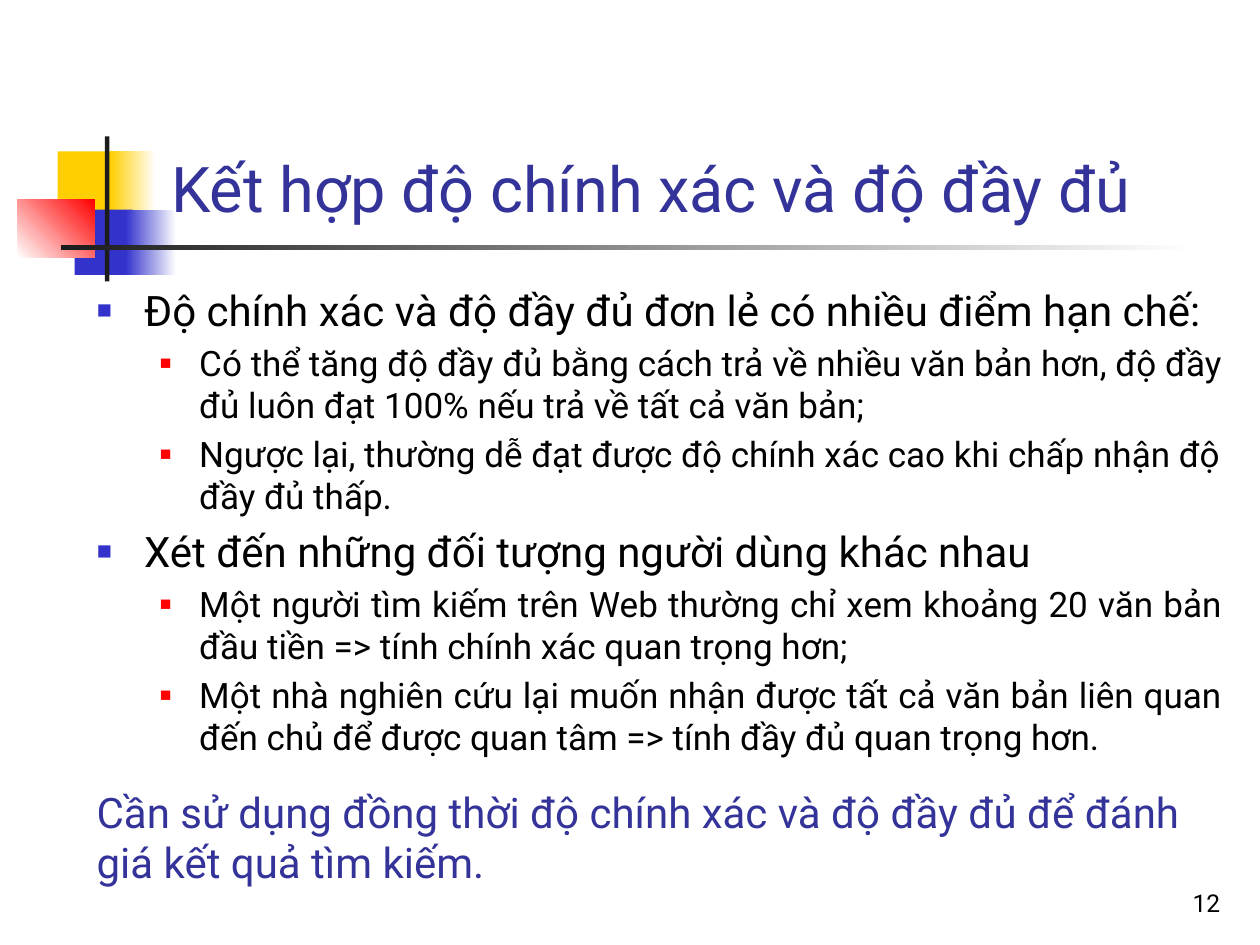
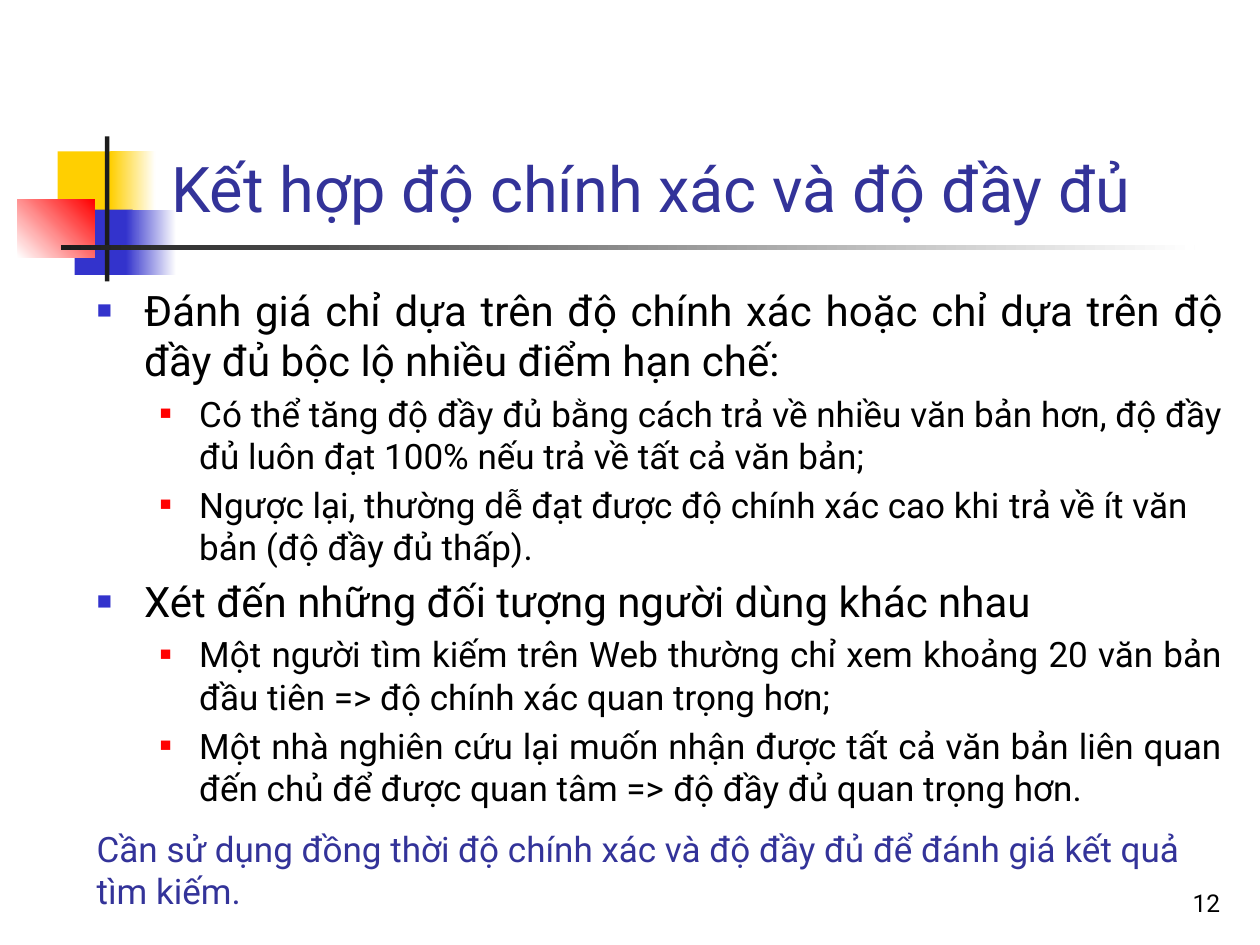
Before and after one commit to bangoc/IT4853, a slide deck: slide 12 of Bai 7 Đánh giá kết quả tìm kiếm_phần 1.pptx. Drawn at 1260x945 pixels with LibreOffice and Linux fonts; fonts in the diff are those of the drawing. Boxes give left, top, right and bottom in pixels: in the first picture for what was removed or moved away, otherwise in the second. Text is boxed around its words. In the diff, an @@ line names an element or a change of style, - is before the commit and + after.

```diff
--- a/Bai 7 Đánh giá kết quả tìm kiếm_phần 1.pptx
+++ b/Bai 7 Đánh giá kết quả tìm kiếm_phần 1.pptx
@@ text at [144,292,1223,385]: text changed @@
-■ Độ chính xác và độ đầy đủ đơn lẻ có nhiều điểm hạn chế:
+■ Đánh giá chỉ dựa trên độ chính xác hoặc chỉ dựa trên độ đầy đủ bộc lộ nhiều điểm hạn chế:
@@ text at [199,489,1187,568]: text changed @@
-  ■ Ngược lại, thường dễ đạt được độ chính xác cao khi chấp nhận độ đầy đủ thấp.
+  ■ Ngược lại, thường dễ đạt được độ chính xác cao khi trả về ít văn bản (độ đầy đủ thấp).
@@ text at [199,638,1222,767]: text changed @@
-  ■ Một người tìm kiếm trên Web thường chỉ xem khoảng 20 văn bản đầu tiền => tính chính xác quan trọng hơn;
-  ■ Một nhà nghiên cứu lại muốn nhận được tất cả văn bản liên quan đến chủ để được quan tâm => tính đầy đủ quan trọng hơn.
+  ■ Một người tìm kiếm trên Web thường chỉ xem khoảng 20 văn bản đầu tiên => độ chính xác quan trọng hơn;
+  ■ Một nhà nghiên cứu lại muốn nhận được tất cả văn bản liên quan đến chủ để được quan tâm => độ đầy đủ quan trọng hơn.
@@ text "Cần sử dụng đồng thời ...": place and size @@
-text "Cần sử dụng đồng thời ..." at [97,793,1179,887]
+text "Cần sử dụng đồng thời ..." at [97,832,1179,905]
@@ text "Cần sử dụng đồng thời ..." at [97,832,1179,905]: size 24 to 20 pt @@
```
Also in this commit, not shown: 14 other slides changed, 4 slides added, 2 slides removed, 1 other file.
